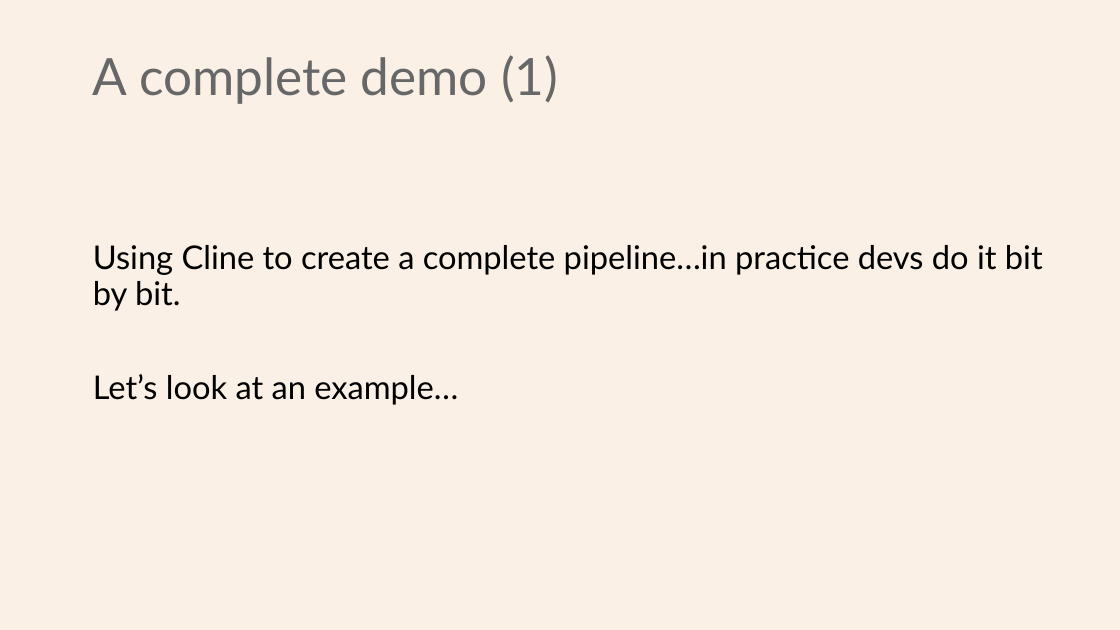
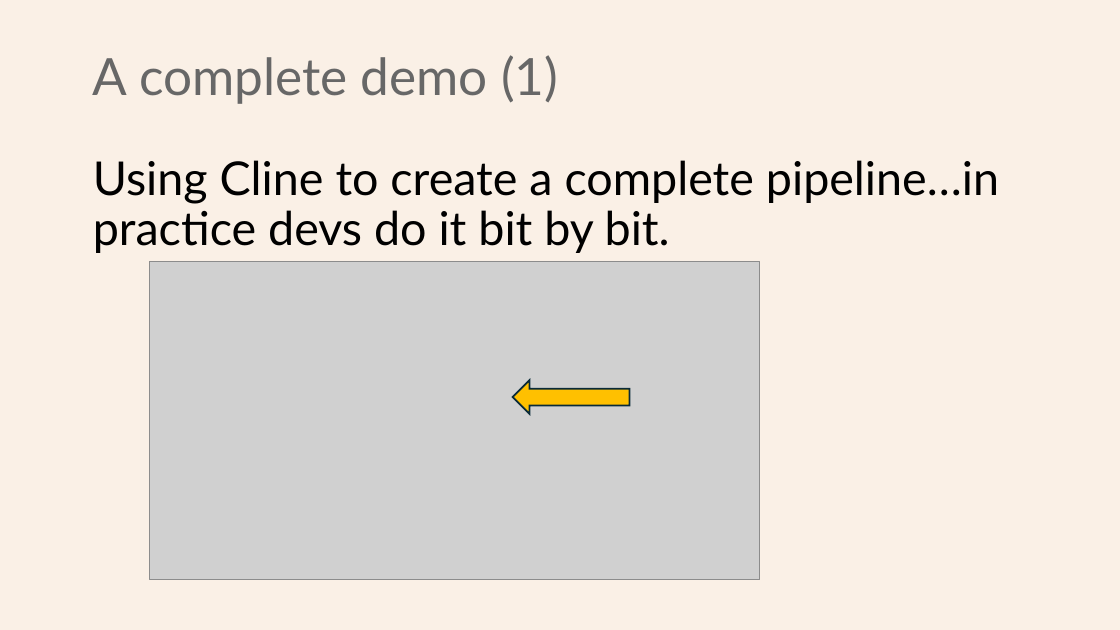
Before and after one commit to Python-Test-Engineer/earl2025, a slide deck: slide 28 of AI_Agents_in_the_Data_Pipeline.pptx (slide 29 before the commit). Drawn at 1120x630 pixels with LibreOffice and Linux fonts; fonts in the diff are those of the drawing; grey boxes stand for pictures. Boxes give left, top, right and bottom in pixels: in the first picture for what was removed or moved away, otherwise in the second. Text is boxed around its words. In the diff, an @@ line names an element or a change of style, - is before the commit and + after.

```diff
--- a/AI_Agents_in_the_Data_Pipeline.pptx
+++ b/AI_Agents_in_the_Data_Pipeline.pptx
@@ text "Using Cline to create a ...": place and size @@
-text "Using Cline to create a ..." at [93,245,1043,405]
+text "Using Cline to create a ..." at [93,160,999,253]
@@ text "Using Cline to create a ..." at [93,160,999,253]: size 28 to 40 pt @@
@@ picture added at [150,261,760,580] @@
@@ text at [93,374,458,405]: paragraph removed @@
-Let’s look at an example…
@@ left arrow added at [513,381,629,414], fill #FFC000, outline #092A39 1.5 pt @@
```
Also in this commit, not shown: 8 other slides changed, 1 slide added, 3 slides removed, 2 other files.
